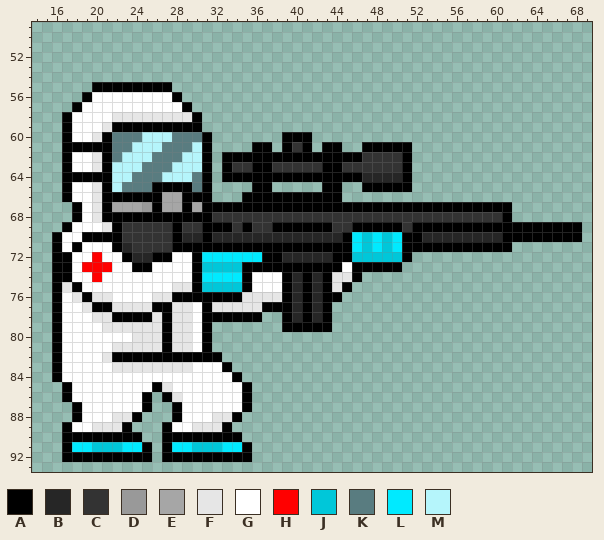
Sprite sheet, stored at Zombi Slayers/Assets/Resources/Arts/Player Characters/derrick_animation_frames/derrick_jumpstate.png. Above: the version before the commit.
The file is 384x384 pixels, drawn in blocks of 4x4; one block is one cell here. Shown: x 14..69, y 49..93.
Palette (. is transparent): A #000000  B #262626  C #333333  D #999999  E #a6a6a6  F #e6e6e6  G #ffffff  H #ff0000  J #00c7d9  K #597c80  L #00eaff  M #b5f5fb
After:
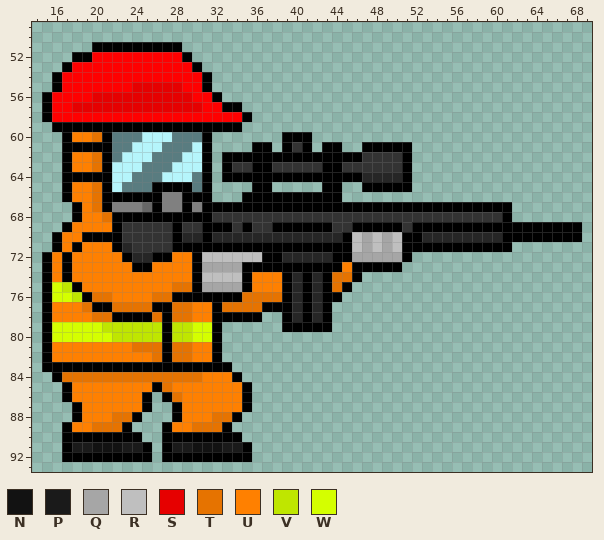
Colours new in this view: N #121212  P #1a1a1a  Q #a6a6a6  R #bfbfbf  S #e60000  T #e67300  U #ff8000  V #bfe600  W #d4ff00
Edits made:
@@ palette @@
-D #999999
+D #666666
-E #a6a6a6
+E #808080
@@ x 14..52 @@
 50 .......................................
-51 .......................................
-52 .......................................
-53 .......................................
-54 .......................................
-55 ......AAAAAAAA.........................
-56 .....AGGGGGGGGA........................
-57 ....AGGGGGGGGGGA.......................
-58 ...AGGGGFFFFFFFFA......................
-59 ...AGGGFAAAAAAAAA......................
-60 ...AGGFAKKKMMMKKKA.......AAA...........
+51 ......AAAAAAAAA........................
+52 ....AAHHHHHHHHHA.......................
+53 ...AHHHHHHHHHHHHA......................
+54 ..AHHHHHHHHHHHHHHA.....................
+55 ..AHHHHHHHSSSSSHHA.....................
+56 .AHHHHSSSSSSSSSSHHA....................
+57 .AHHSSSSSSSSSSSSSHHAA..................
+58 .AHHHHHHHHHHHHHHHHHHHA.................
+59 ..AAAAAAAAAAAAAAAAAAA..................
+60 ...AUUTAKKKMMMKKKA.......AAA...........
 61 ...AAAAAKKMMMKKKMA....AA.ACA.AA..AAAAA.
-62 ...AGGFAKMMMKKKMMA.AAAAAAAAAAAAAACCCCA.
-63 ...AGGFAMMMKKKMMMA.ACCAACCCCCAACCCCCCA.
+62 ...AUUTAKMMMKKKMMA.AAAAAAAAAAAAAACCCCA.
+63 ...AUUTAMMMKKKMMMA.ACCAACCCCCAACCCCCCA.
 64 ...AAAAAMMKKKMMMKA.AAAAAAAAAAAAAABBBBA.
-65 ...AGGFAMKKKAAAAKA....AA.....AA..AAAAA.
-66 ...AGGFAAAAAAEEAAA...AAAAAAAAAA........
-67 ....AGFAEEEDAEEAEAAAAAAAAAAAAAAAAAAAAAA
-68 ....AGFAAAAAAAAAAACCCCCCCCCCCCCCCCCCCCC
-69 ...AGGGFACCCCCACCAAACACCAAAAAACCAAAAACA
-70 ..AGGAAAACCCCCABBABBBBBBBBBBBBBALJLJLAA
-71 ..AGAGGGABCCCCAAAAAAAAAAAAAAAAAALJLJLAA
-72 ..AAGGHGGABBAAGGALLLLLLAABBBBBAAJJJJJA.
-73 ..AAGHHHGGAAGGGGAJJJJAAAAAAAAAAGAAAAA..
-74 ..AAGGHGGGGGGGGGALLLLAGGGABABAFFA......
-75 ..AFAGGGGGGGGGFFAJJJJAGGGABABAFA.......
-76 ..AGFAFFGGGGFFAAAAAAAFFFFABABAA........
-77 ..AGGFAAFFFFAAFFGAFFFFFAAABABA.........
-78 ..AGGGFFAAAAFAFFGAAAAAA..ABABA.........
-79 ..AGGGGFFFFFFAFFGA.......AAAAA.........
-80 ..AGGGGGGGFFFAFFGA.....................
-81 ..AGGGGGFFFFFAFFGA.....................
-82 ..AGGGGFAAAAAAAAAAA....................
-83 ..AGGGGGFFFFFFFFGGGA...................
-84 ..AGGGGGGGGGGGGGGGGGA..................
-85 ...AGGGGGGGGAFGGGGGGGA.................
-86 ...AGGGGGGGA.AFGGGGGGA.................
-87 ....AGGGGGGA..AGGGGGGA.................
-88 ....AGGGFFA...AGGGFFA..................
-89 ...AGGFFFA...AGGFFFA...................
+65 ...AUUTAMKKKAAAAKA....AA.....AA..AAAAA.
+66 ...AUUTAAAAAAEEAAA...AAAAAAAAAA........
+67 ....AUTAEEEDAEEAEAAAAAAAAAAAAAAAAAAAAAA
+68 ....AUUTAAAAAAAAAACCCCCCCCCCCCCCCCCCCCC
+69 ...AUUUUACCCCCACCAAACACCAAAAAACCAAAAACA
+70 ..AUUAAAACCCCCABBABBBBBBBBBBBBBARQRQRAA
+71 ..AUAUUUABCCCCAAAAAAAAAAAAAAAAAARQRQRAA
+72 .AUAUUUUUABBAAUUARRRRRRAABBBBBAAQQQQQA.
+73 .AUAUUUUUUAAUUUUAQQQQAAAAAAAAAAUAAAAA..
+74 .AUAUUUUUUUUUUUUARRRRAUUUABABATTA......
+75 .AWVAUUUUUUUUUTTAQQQQAUUUABABATA.......
+76 .AWWVATTUUUUTTAAAAAAATTTTABABAA........
+77 .AUUUTAATTTTAATTUUATTTTAAABABA.........
+78 .AUUUUTTAAAATATTUUAAAAA..ABABA.........
+79 .AWWWWWVVVVVVAVVWWA......AAAAA.........
+80 .AWWWWWWVVVVVAVVWWA....................
+81 .AUUUUUUUUTTTATTUUA....................
+82 .AUUUUUUUUUUTATTUUA....................
+83 .AAAAAAAAAAAAAAAAAAA...................
+84 ..ATTTTTTTTTTTTTTUUUA..................
+85 ...AUUUUUUUUATUUUUUUUA.................
+86 ...AUUUUUUUA.ATUUUUUUA.................
+87 ....AUUUUUUA..AUUUUUUA.................
+88 ....AUUUTTA...AUUUTTA..................
+89 ...AUUTTTA...AUUTTTA...................
 90 ...AAAAAAAA..AAAAAAAA..................
-91 ...ALLJJJLLA.ALLJJJLLA.................
+91 ...APPNNNPPA.APPNNNPPA.................
 92 ...AAAAAAAAA.AAAAAAAAA.................
Boxes around the changes in both pictures, in picture pixels (x1, y1, x2, y2):
changed: (42, 42, 282, 452)
changed: (332, 232, 402, 292)
